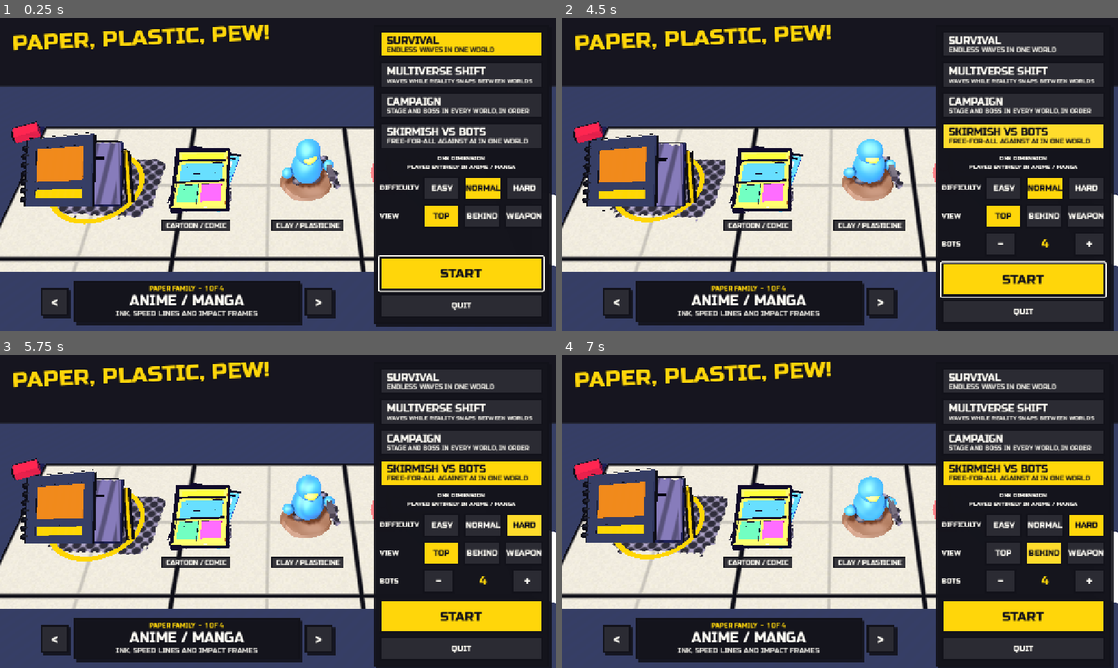
Above: before the commit, frames 1-4 (two rows, left to right).
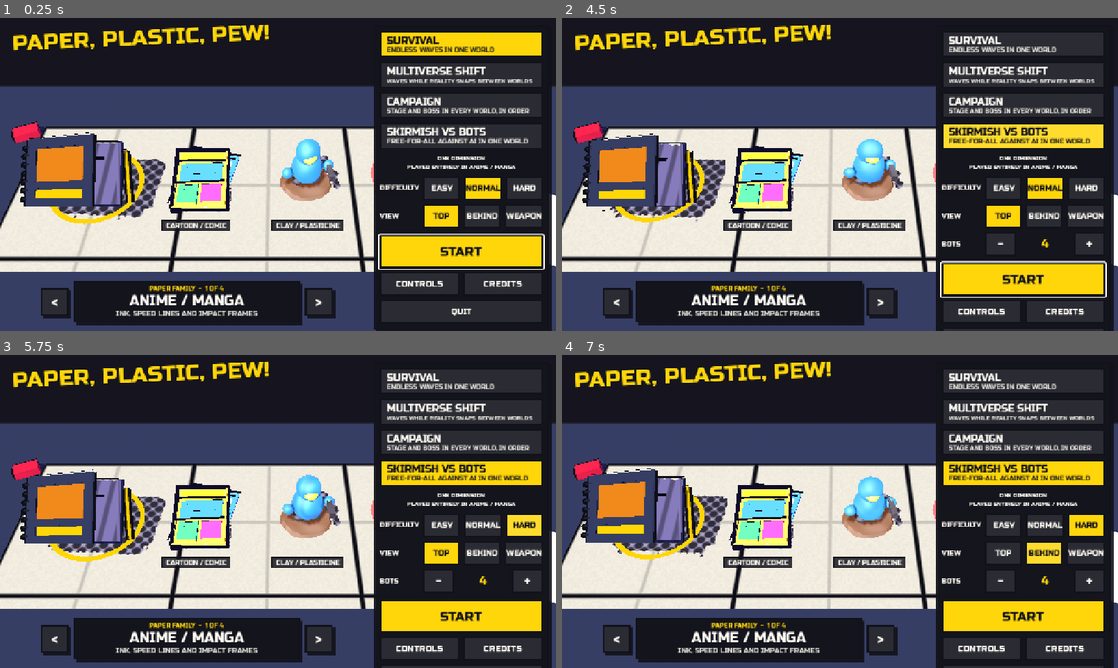
Above: after the commit, the same moments.

Repository: albertolicea00/paper-plastic-pew
Game: Godot game, scene res://core/main.tscn
Two runs of this game, one before a commit and one after it. Both use one fixed random seed, a clock stepped at 60 frames per second and the inputs below.
Inputs (mouse positions are in pixels of both pictures, inside the frame that each line leads up to):
- Up to frame 1 (0.25 s): no input
- Up to frame 2 (4.5 s): click "<" at 0.5 s; click ">" at 1.25 s; click (1023, 43) at 2.02 s; click (1023, 74) at 2.77 s; click (1023, 105) at 3.52 s; click (1023, 136) at 4.27 s
- Up to frame 3 (5.75 s): click "HARD" at 5 s
- Up to frame 4 (7 s): click "TOP" at 5.75 s; click "BEHIND" at 6.5 s

The runs differ from the first frame. In frame 1, 5.6% of the frame differs, in the area x 67-100%, y 68-100%; in frame 2, 0.4%; in frame 3, 0.4%; in frame 4, 0.4%.

Commit message:
feat(ui): add in-app Controls and Credits screens to the menu and pause

Diff:
--- a/game/ui/hud.gd
+++ b/game/ui/hud.gd
@@ -36,8 +36,15 @@
 	sheet.add_child(sheet_body)
 	resume = _button("Resume", func(): game.set_paused(false))
 	view_button = _button("", _cycle_view)
+	_button("Controls", func(): _info("controls"))
+	_button("Credits", func(): _info("credits"))
 	_button("Restart", func(): game.main.start(game.config))
 	_button("Main menu", func(): game.main.show_menu())
+
+func _info(which: String) -> void:
+	var screen = InfoScreen.new()
+	add_child(screen)
+	screen.open(game.dimensions.active, which, Callable())
 
 func _button(text: String, action: Callable) -> Button:
 	var button = Button.new()
--- /dev/null
+++ b/game/ui/info_screen.gd
@@ -0,0 +1,123 @@
+class_name InfoScreen
+extends Control
+## A full-screen scrollable panel for Credits or Controls, themed by the active
+## dimension. Opened from the menu and the pause sheet; closes itself.
+
+const CONTROLS = """[ MOVE ]
+Keyboard: WASD or Arrow keys
+Gamepad: Left stick
+Touch: Left thumb stick (left half of the screen)
+
+[ AIM & FIRE ]
+Mouse: aim with the pointer, hold Left button to fire
+Gamepad: Right stick aims and fires
+Touch: Right thumb stick (right half of the screen)
+
+[ ACTIONS ]
+Dash: Space / Shift  -  Gamepad A or LB  -  on-screen DASH
+Swap weapon: Q / E  -  Gamepad Y or RB  -  on-screen SWAP
+Change view: V  -  Gamepad Back  -  pause menu button
+Pause: Esc / P  -  Gamepad Start  -  on-screen II
+
+[ VIEWS ]
+Top-down, Behind and Weapon. In the body-locked views the second
+stick turns you, red chevrons mark threats off-screen, and a red
+arrow shows where damage came from.
+
+[ MULTIVERSE ]
+The world, art, animation, music and feel snap between dimensions.
+In Multiverse Shift it happens mid-fight; in Campaign, per stage."""
+
+var on_close: Callable
+var scroll: ScrollContainer
+var body: Label
+var title: Label
+var back: Button
+var pack: DimensionPack
+
+func open(active_pack: DimensionPack, which: String, closer: Callable) -> void:
+	pack = active_pack
+	on_close = closer
+	set_anchors_and_offsets_preset(Control.PRESET_FULL_RECT)
+	var dim = ColorRect.new()
+	dim.color = Color(pack.color("ink"), 0.75)
+	dim.set_anchors_and_offsets_preset(Control.PRESET_FULL_RECT)
+	add_child(dim)
+	var panel = PanelContainer.new()
+	panel.add_theme_stylebox_override("panel", _box(pack.color("ui_bg")))
+	panel.set_anchors_and_offsets_preset(Control.PRESET_FULL_RECT)
+	panel.add_theme_constant_override("margin_left", 40)
+	panel.add_theme_constant_override("margin_right", 40)
+	panel.add_theme_constant_override("margin_top", 28)
+	panel.add_theme_constant_override("margin_bottom", 28)
+	add_child(panel)
+	var column = VBoxContainer.new()
+	column.add_theme_constant_override("separation", 14)
+	panel.add_child(column)
+	title = Label.new()
+	title.text = _case("Credits" if which == "credits" else "Controls")
+	title.add_theme_font_override("font", _font())
+	title.add_theme_font_size_override("font_size", 44)
+	title.add_theme_color_override("font_color", pack.color("ui_accent"))
+	column.add_child(title)
+	scroll = ScrollContainer.new()
+	scroll.size_flags_vertical = Control.SIZE_EXPAND_FILL
+	scroll.horizontal_scroll_mode = ScrollContainer.SCROLL_MODE_DISABLED
+	column.add_child(scroll)
+	body = Label.new()
+	body.text = _text(which)
+	body.autowrap_mode = TextServer.AUTOWRAP_WORD_SMART
+	body.size_flags_horizontal = Control.SIZE_EXPAND_FILL
+	body.custom_minimum_size = Vector2(0, 0)
+	body.add_theme_font_override("font", _font())
+	body.add_theme_font_size_override("font_size", 20)
+	body.add_theme_color_override("font_color", pack.color("ui_fg"))
+	scroll.add_child(body)
+	back = Button.new()
+	back.text = _case("Back")
+	back.custom_minimum_size = Vector2(0, 62)
+	back.add_theme_font_override("font", _font())
+	back.add_theme_font_size_override("font_size", 26)
+	back.add_theme_color_override("font_color", _contrast(pack.color("ui_accent")))
+	back.add_theme_stylebox_override("normal", _box(pack.color("ui_accent")))
+	back.add_theme_stylebox_override("hover", _box(pack.color("ui_accent").lightened(0.12)))
+	back.add_theme_stylebox_override("pressed", _box(pack.color("ui_accent").darkened(0.15)))
+	back.pressed.connect(_close)
+	column.add_child(back)
+	back.grab_focus.call_deferred()
+
+func _text(which: String) -> String:
+	if which == "controls":
+		return CONTROLS
+	var path = "res://CREDITS.txt"
+	if FileAccess.file_exists(path):
+		return FileAccess.get_file_as_string(path)
+	return "Credits are listed in CREDITS.txt."
+
+func _input(event: InputEvent) -> void:
+	if event.is_action_pressed("ui_cancel") or event.is_action_pressed("pause"):
+		_close()
+		get_viewport().set_input_as_handled()
+
+func _close() -> void:
+	if on_close.is_valid():
+		on_close.call()
+	queue_free()
+
+func _font() -> Font:
+	return pack.font if pack.font != null else get_theme_default_font()
+
+func _case(text: String) -> String:
+	return text.to_upper() if pack.hud.uppercase else text
+
+func _contrast(fill: Color) -> Color:
+	return pack.color("ink") if fill.get_luminance() > 0.5 else pack.color("ui_fg")
+
+func _box(fill: Color) -> StyleBoxFlat:
+	var box = StyleBoxFlat.new()
+	box.bg_color = fill
+	box.border_color = pack.color("ink")
+	box.set_border_width_all(int(pack.hud.border))
+	box.set_corner_radius_all(int(pack.hud.radius))
+	box.set_content_margin_all(16)
+	return box
--- a/game/ui/menu.gd
+++ b/game/ui/menu.gd
@@ -43,6 +43,7 @@
 var level_label: Label
 var view_buttons: Array[Button] = []
 var view_label: Label
+var info_buttons: Array[Button] = []
 var bots_row: HBoxContainer
 var bots_label: Label
 var bots_value: Label
@@ -78,6 +79,8 @@
 	go.grab_focus.call_deferred()
 	if options.has("menu-start"):
 		get_tree().create_timer(0.6).timeout.connect(_start)
+	if options.has("menu-info"):
+		_info(options.get("menu-info", "controls"))
 
 func _build_card() -> void:
 	prev = _button("<", func(): _step(-1))
@@ -169,9 +172,22 @@
 	go = _button("", _start)
 	go.custom_minimum_size = Vector2(0, 76)
 	column.add_child(go)
+	var info = _row(column)
+	var controls = _button("Controls", func(): _info("controls"))
+	var credits = _button("Credits", func(): _info("credits"))
+	for button in [controls, credits]:
+		button.size_flags_horizontal = Control.SIZE_EXPAND_FILL
+		info.add_child(button)
+	info_buttons = [controls, credits]
 	quit = _button("Quit", func(): get_tree().quit())
 	quit.visible = not (OS.has_feature("mobile") or OS.has_feature("web"))
 	column.add_child(quit)
+
+# Credits / Controls overlay, themed by the picked dimension.
+func _info(which: String) -> void:
+	var screen = InfoScreen.new()
+	add_child(screen)
+	screen.open(_pack(), which, func(): go.grab_focus())
 
 func _row(parent: Control) -> HBoxContainer:
 	var row = HBoxContainer.new()
@@ -348,6 +364,9 @@
 	_write(bots_value, str(bots), 26, accent)
 	for button in bots_buttons:
 		_skin(button, false, 28)
+	for button in info_buttons:
+		_skin(button, false, 20)
+		button.text = _case(button.text)
 	_skin(go, true, 30)
 	go.text = _case("Start")
 	_skin(quit, false, 18)
Not shown, added: game/ui/info_screen.gd.uid
